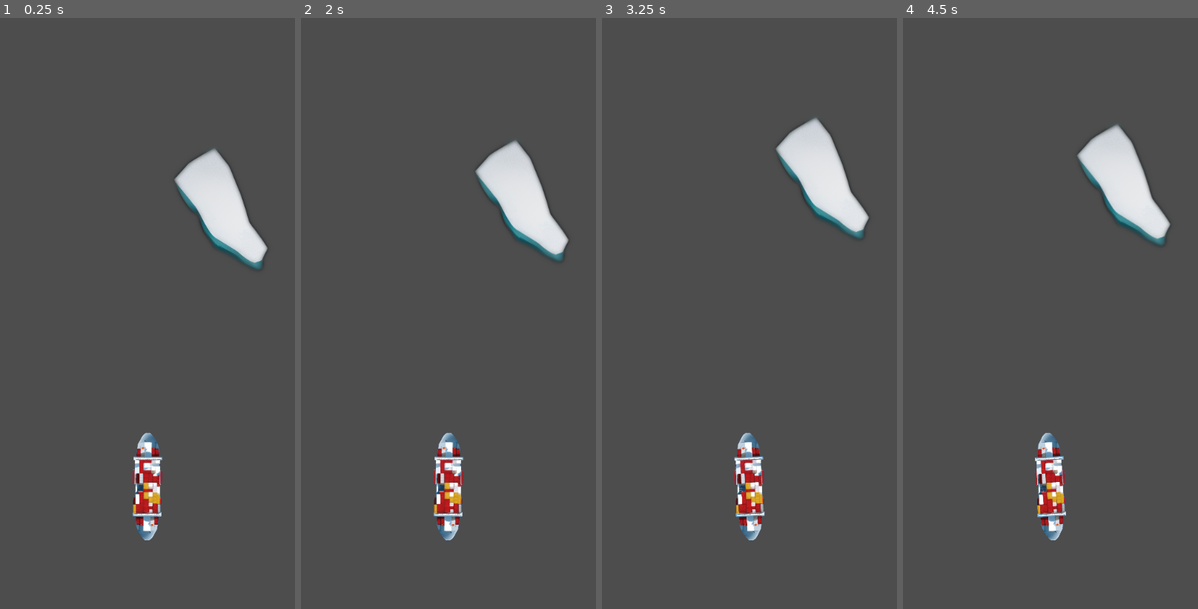
Above: before the commit, frames 1-4 (left to right).
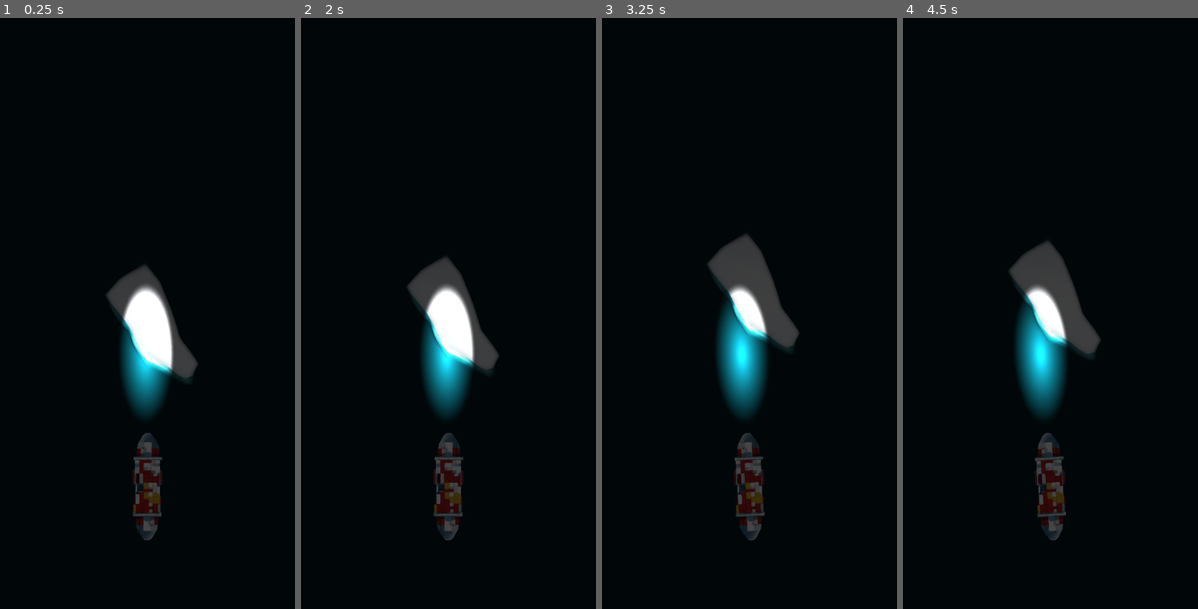
Above: after the commit, the same moments.

Repository: spatker/dont_break_the_ice
Game: Godot game, scene res://world.tscn
Same seed, same stepped clock (60 frames per second), same inputs: the game is played once before the commit and once after it.
Inputs:
- Up to frame 1 (0.25 s): no input
- Up to frame 2 (2 s): tap Enter at 0.5 s; hold D (steer_right) 0.53-1.28 s; tap Space at 1.25 s; hold S (brake) from 1.28 s (still down)
- Up to frame 3 (3.25 s): release S (brake) at 2.03 s; hold D (steer_right) 2.03-2.78 s; hold W (accelerate) from 2.78 s (still down)
- Up to frame 4 (4.5 s): release W (accelerate) at 3.53 s; hold A (steer_left) from 3.53 s (still down)

The runs differ from the first frame. In frame 1, 99% of the frame differs, in the area x 0-100%, y 0-100%; in frame 2, 99%; in frame 3, 98%; in frame 4, 98%.

Commit message:
add lights
Signed-off-by: Peter Suti <spatker@gmail.com>

Diff:
--- a/ice_4.tscn
+++ b/ice_4.tscn
@@ -1,7 +1,10 @@
-[gd_scene load_steps=3 format=3 uid="uid://dvc80k7v3yfqa"]
+[gd_scene load_steps=4 format=3 uid="uid://dvc80k7v3yfqa"]
 
 [ext_resource type="Texture2D" uid="uid://deise86102k27" path="res://assets/ice4.png" id="1_7ryk1"]
 [ext_resource type="Script" path="res://ice.gd" id="1_sjb6r"]
+
+[sub_resource type="OccluderPolygon2D" id="OccluderPolygon2D_t6w0i"]
+polygon = PackedVector2Array(-80, -56, -64, 0, -16, 56, 32, 88, 72, 104, 80, 64, 56, 32, 24, -56, -8, -104)
 
 [node name="ice4" type="Area2D"]
 script = ExtResource("1_sjb6r")
@@ -11,3 +14,7 @@
 
 [node name="CollisionPolygon2D" type="CollisionPolygon2D" parent="."]
 polygon = PackedVector2Array(-8, -104, -80, -56, -64, 0, -16, 56, 32, 88, 72, 104, 80, 72, 72, 56, 56, 32, 24, -56)
+
+[node name="LightOccluder2D" type="LightOccluder2D" parent="."]
+visible = false
+occluder = SubResource("OccluderPolygon2D_t6w0i")
--- a/project.godot
+++ b/project.godot
@@ -47,3 +47,4 @@
 [rendering]
 
 renderer/rendering_method="mobile"
+environment/defaults/default_clear_color=Color(0.0509804, 0.266667, 0.290196, 1)
--- a/ship.tscn
+++ b/ship.tscn
@@ -1,7 +1,8 @@
-[gd_scene load_steps=3 format=3 uid="uid://co4wfi3g7c3qk"]
+[gd_scene load_steps=4 format=3 uid="uid://co4wfi3g7c3qk"]
 
 [ext_resource type="Script" path="res://ship.gd" id="1_ncn2b"]
 [ext_resource type="Texture2D" uid="uid://bxwk7bhborfqr" path="res://assets/ship.png" id="1_qqe63"]
+[ext_resource type="Texture2D" uid="uid://brittn0kwvys3" path="res://assets/light.png" id="3_fjjvp"]
 
 [node name="ship" type="CharacterBody2D"]
 script = ExtResource("1_ncn2b")
@@ -23,5 +24,13 @@
 scale = Vector2(5.1, 5.1)
 polygon = PackedVector2Array(0, -32, -6, -25, -8, 0, -6, 25, 0, 32, 6, 24, 8, 0, 6, -25)
 
+[node name="PointLight2D2" type="PointLight2D" parent="."]
+position = Vector2(389, 11)
+energy = 10.71
+shadow_enabled = true
+shadow_filter_smooth = 21.3
+texture = ExtResource("3_fjjvp")
+height = 1.0
+
 [connection signal="area_entered" from="Area2D" to="." method="_on_area_2d_area_entered"]
 [connection signal="body_entered" from="Area2D" to="." method="_on_area_2d_body_entered"]
--- a/world.tscn
+++ b/world.tscn
@@ -1,20 +1,29 @@
-[gd_scene load_steps=3 format=3 uid="uid://h30l5gcax1y0"]
+[gd_scene load_steps=4 format=3 uid="uid://h30l5gcax1y0"]
 
 [ext_resource type="PackedScene" uid="uid://co4wfi3g7c3qk" path="res://ship.tscn" id="1_dkl2f"]
 [ext_resource type="PackedScene" uid="uid://dvc80k7v3yfqa" path="res://ice_4.tscn" id="2_cogg1"]
+[ext_resource type="Texture2D" uid="uid://dmpas1qcrf15w" path="res://assets/background.png" id="3_46gyk"]
 
 [node name="world" type="Node2D"]
 
+[node name="CanvasModulate" type="CanvasModulate" parent="."]
+color = Color(0.270588, 0.270588, 0.270588, 1)
+
+[node name="Sprite2D" type="Sprite2D" parent="."]
+scale = Vector2(128, 128)
+texture = ExtResource("3_46gyk")
+
 [node name="ship" parent="." instance=ExtResource("1_dkl2f")]
-position = Vector2(224, 864)
+position = Vector2(256, 808)
 rotation = -1.5708
 scale = Vector2(0.6, 0.6)
 z_index = 1
 
 [node name="Camera2D" type="Camera2D" parent="ship"]
+position = Vector2(0.00012207, 0)
 offset = Vector2(0, -300)
 current = true
 rotation_smoothing_enabled = true
 
 [node name="ice4" parent="." instance=ExtResource("2_cogg1")]
-position = Vector2(352, 384)
+position = Vector2(264, 528)
Binary file added: assets/background.png
Not shown, added: assets/background.png.import
Binary file added: assets/light.png
Not shown, added: assets/light.png.import
Not shown, added: export_presets.cfg
Not shown, changed: .gitignore
